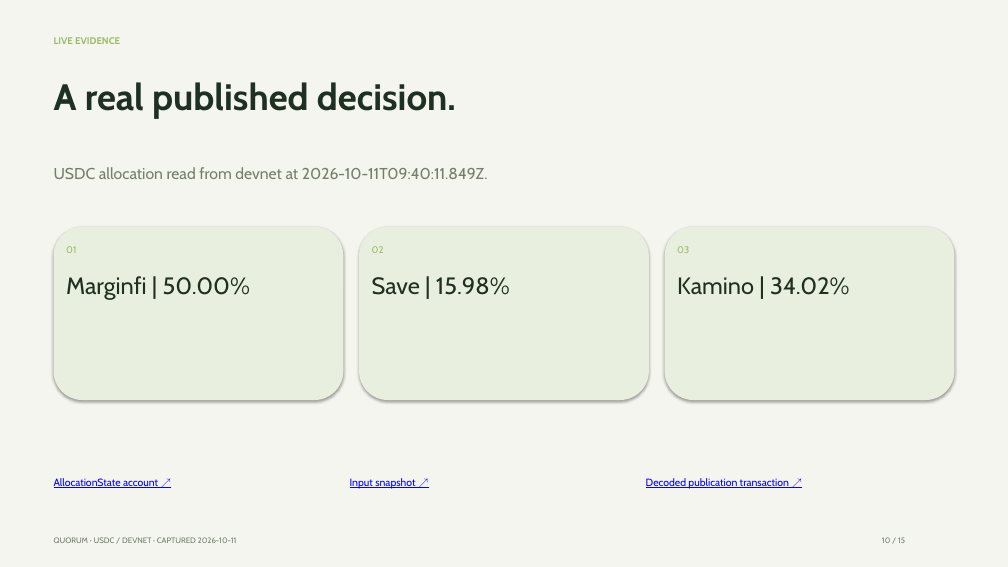
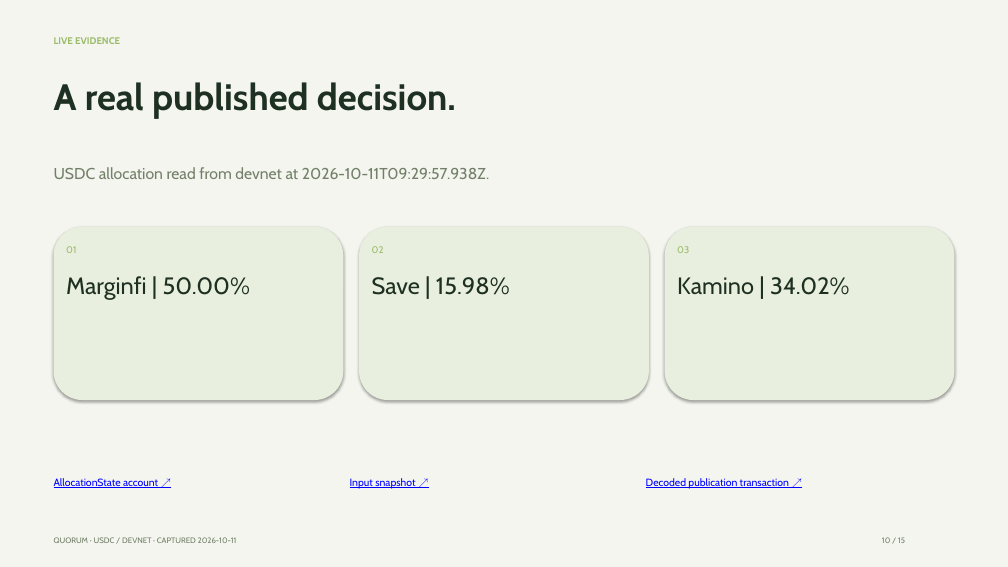
Before and after one commit to kintsugichanoyu/QuorumAccord, a slide deck: slide 10 of demo-site/dist/pitch.pptx. Drawn at 1008x567 pixels with LibreOffice and Linux fonts; fonts in the diff are those of the drawing. Boxes give left, top, right and bottom in pixels: in the first picture for what was removed or moved away, otherwise in the second. Text is boxed around its words. In the diff, an @@ line names an element or a change of style, - is before the commit and + after.

```diff
--- a/demo-site/dist/pitch.pptx
+++ b/demo-site/dist/pitch.pptx
@@ text at (54,167,489,179): text changed @@
-USDC allocation read from devnet at 2026-10-11T09:40:11.849Z.
+USDC allocation read from devnet at 2026-10-11T09:29:57.938Z.
```
Also in this commit, not shown: 1 other slide changed, 13 other files.
